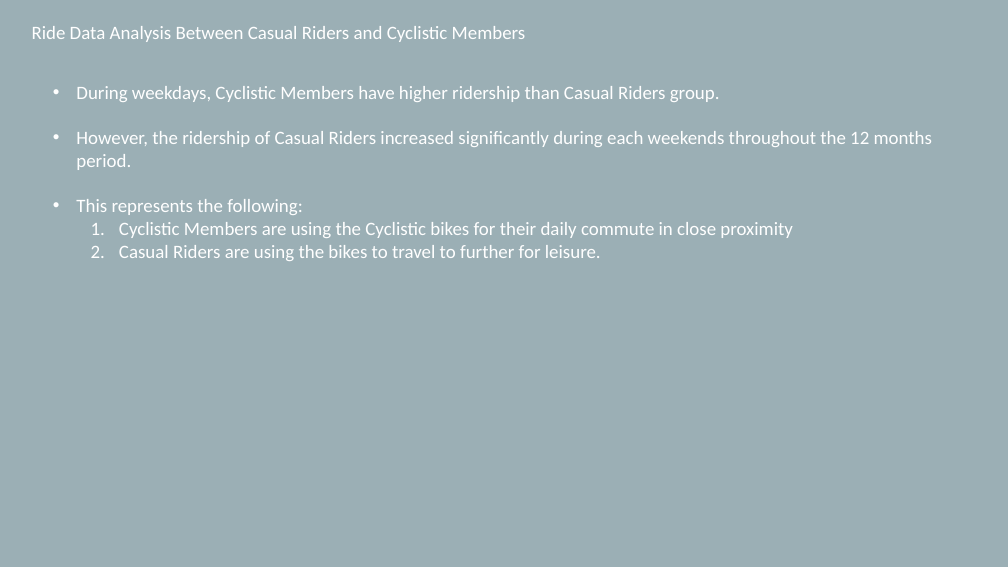
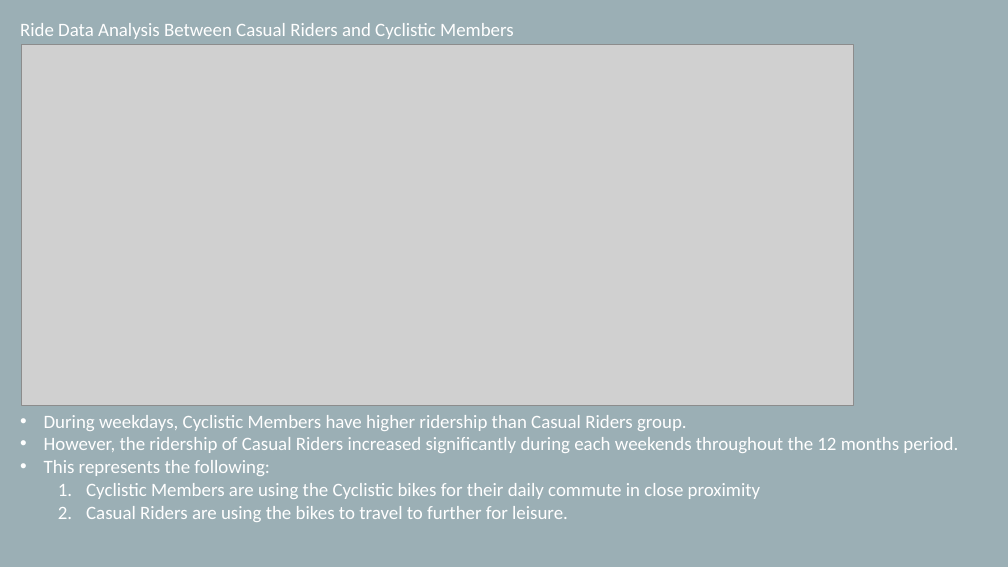
Before and after one commit to jh18002/Capstone---Bike-Sharing-Analysis, a slide deck: slide 5 of Capstone.pptx (slide 7 before the commit). Drawn at 1008x567 pixels with LibreOffice and Linux fonts; fonts in the diff are those of the drawing; grey boxes stand for pictures. Boxes give left, top, right and bottom in pixels: in the first picture for what was removed or moved away, otherwise in the second. Text is boxed around its words. In the diff, an @@ line names an element or a change of style, - is before the commit and + after.

```diff
--- a/Capstone.pptx
+++ b/Capstone.pptx
@@ text "Ride Data Analysis Between Casual ...": place and size @@
-text "Ride Data Analysis Between Casual ..." at [32,26,526,42]
+text "Ride Data Analysis Between Casual ..." at [20,23,514,39]
@@ picture added at [21,44,853,405] @@
@@ text "During weekdays, Cyclistic Members have ..." rewrapped from [76,86,932,261] to [44,415,958,522] @@
```
Also in this commit, not shown: 2 other slides changed, 1 slide added, 3 slides removed.
